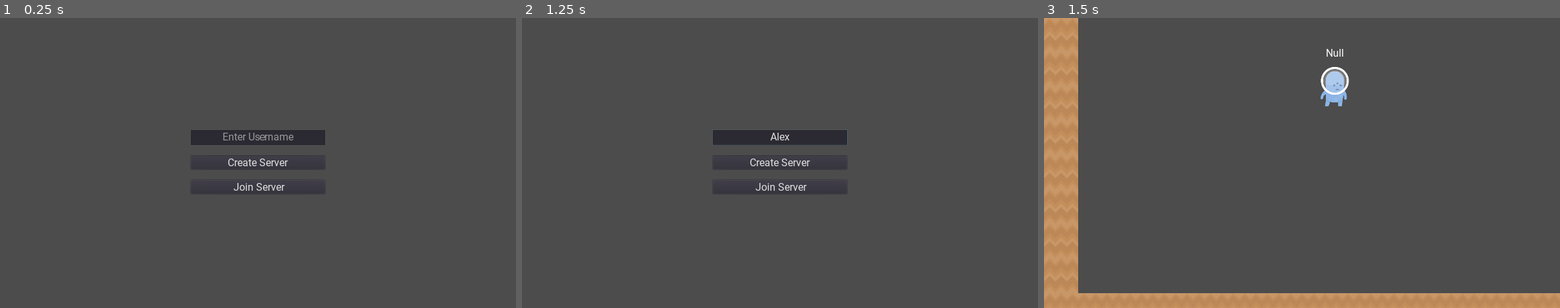
Above: before the commit, frames 1-3 (left to right).
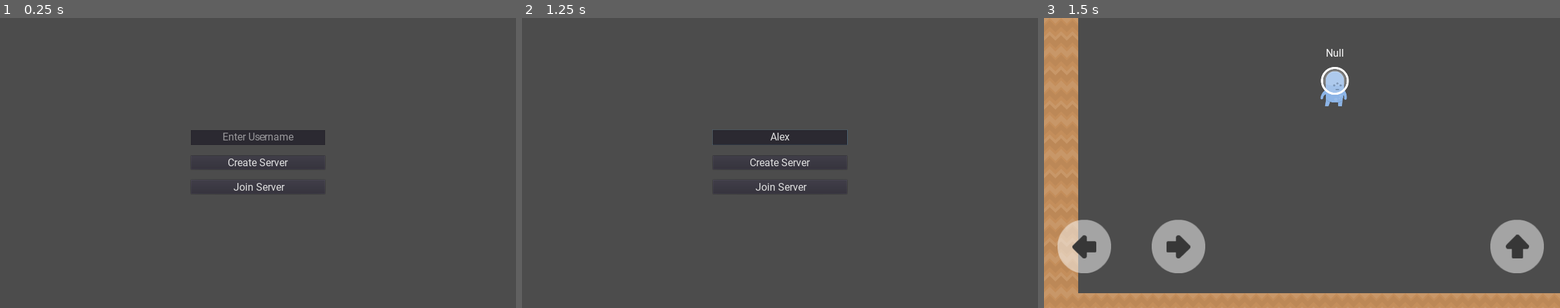
Above: after the commit, the same moments.

Repository: DuCheAnh/P2PPuzzle
Game: Godot game, scene res://NetworkSetup.tscn
Same seed, same stepped clock (60 frames per second), same inputs: the game is played once before the commit and once after it.
Inputs (mouse positions are in pixels of both pictures, inside the frame that each line leads up to):
- Up to frame 1 (0.25 s): no input
- Up to frame 2 (1.25 s): click (780, 136) at 0.52 s; type "Alex" at 0.6 s
- Up to frame 3 (1.5 s): click "Create Server" at 1.25 s

Frames 1-2 are identical in both runs. In frame 3, 4.0% of the frame differs, in the area x 2-97%, y 69-88%.
Error in both runs: Invalid get index '3' (on base: 'Array'). (res://Network/Network.gd:15)

Commit message:
added: mobile controls

Diff:
--- a/MultiplayerPuzzle/Game.gd
+++ b/MultiplayerPuzzle/Game.gd
@@ -3,7 +3,7 @@
 export (float) var limit_bottom = 1000000
 export (float) var limit_left = 0
 export (float) var limit_top = 0
-
+var current_player = null
 func _ready() -> void:
 	get_tree().connect("network_peer_disconnected",self,"_player_disconnected")
 	if get_tree().has_network_peer():
--- a/MultiplayerPuzzle/Game.tscn
+++ b/MultiplayerPuzzle/Game.tscn
@@ -332,9 +332,6 @@
 position = Vector2( 7616, 708 )
 multiplier = 1.2
 
-[node name="UI" type="CanvasLayer" parent="."]
-script = ExtResource( 4 )
-
 [node name="ParallaxBackground" type="ParallaxBackground" parent="."]
 offset = Vector2( 0, -420 )
 transform = Transform2D( 1, 0, 0, 1, 0, -420 )
@@ -394,3 +391,6 @@
 
 [node name="Spike9" parent="SprikeGroup3" instance=ExtResource( 5 )]
 position = Vector2( 7360, 1092 )
+
+[node name="UI" type="CanvasLayer" parent="."]
+script = ExtResource( 4 )
--- a/MultiplayerPuzzle/Player.gd
+++ b/MultiplayerPuzzle/Player.gd
@@ -16,12 +16,15 @@
 puppet var puppet_cast_to = Vector2.ZERO
 puppet var puppet_dead = false
 puppet var puppet_emitting = false
+
 onready var sprite = $AnimatedSprite
 onready var tween = $Tween
 onready var hit_timer = $HitTimer
 onready var camera = $Camera2D
 onready var ray_cast = $RayCast2D
 onready var particles = $DeathParticles
+onready var control_button = $ControlUI/Buttons
+
 var hp = 10 setget set_hp
 var velocity = Vector2.ZERO
 var was_on_floor = false
@@ -29,11 +32,16 @@
 var username_text_instance = null
 var pushing_force = 10
 var dead = false
+
+var _moving_direction = 0 # left<0<right
+var _jump_touch_pressed = false
 # PRIVATES
 func _ready() -> void:
 	get_tree().connect("network_peer_connected",self,"_network_peer_connected")
 	username_text_instance = Global.instance_node_at_location(username_text,Persistents, global_position)
 	username_text_instance.player_following = self
+	if OS.get_name() != "Windows":
+		control_button.visible = true
 
 
 func _process(delta) -> void:
@@ -62,9 +70,9 @@
 
 func _get_input() -> void:
 	velocity.x = 0
-	if Input.is_action_pressed("ui_right"):
+	if Input.is_action_pressed("ui_right") or _moving_direction>0:
 		velocity.x += speed
-	if Input.is_action_pressed("ui_left"):
+	if Input.is_action_pressed("ui_left") or _moving_direction<0:
 		velocity.x -= speed
 	if Input.is_action_just_pressed("ui_accept"):
 		if is_on_floor():
@@ -189,3 +197,33 @@
 
 sync func player_is_dead() -> void:
 	Global.someone_is_dead = true
+
+func _on_MoveRightButton_button_up():
+	_moving_direction = 0
+
+
+func _on_MoveLeftTouchButton_pressed():
+	_moving_direction = -1
+
+
+func _on_MoveLeftTouchButton_released():
+	_moving_direction = 0
+
+
+func _on_MoveRightTouchButton_pressed():
+	_moving_direction = 1
+
+
+func _on_MoveRightTouchButton_released():
+	_moving_direction = 0
+
+
+func _on_JumpTouchButton_pressed():
+	if not _jump_touch_pressed:
+		_jump_touch_pressed = true
+		if is_on_floor():
+			jump(1)
+
+
+func _on_JumpTouchButton_released():
+	_jump_touch_pressed = false
--- a/MultiplayerPuzzle/Player.tscn
+++ b/MultiplayerPuzzle/Player.tscn
@@ -1,10 +1,13 @@
-[gd_scene load_steps=9 format=2]
+[gd_scene load_steps=12 format=2]
 
 [ext_resource path="res://Asset/alienBlue_walk1.png" type="Texture" id=1]
 [ext_resource path="res://Asset/alienBlue_stand.png" type="Texture" id=2]
 [ext_resource path="res://Asset/alienBlue_walk2.png" type="Texture" id=3]
 [ext_resource path="res://Asset/alienBlue_jump.png" type="Texture" id=4]
 [ext_resource path="res://Player.gd" type="Script" id=5]
+[ext_resource path="res://Asset/transparentLight23.png" type="Texture" id=7]
+[ext_resource path="res://Asset/transparentLight22.png" type="Texture" id=8]
+[ext_resource path="res://Asset/transparentLight24.png" type="Texture" id=9]
 
 [sub_resource type="SpriteFrames" id=1]
 animations = [ {
@@ -82,5 +85,39 @@
 scale_amount_random = 0.3
 color_ramp = SubResource( 3 )
 
+[node name="ControlUI" type="CanvasLayer" parent="."]
+
+[node name="Buttons" type="Control" parent="ControlUI"]
+visible = false
+margin_right = 40.0
+margin_bottom = 40.0
+__meta__ = {
+"_edit_use_anchors_": false
+}
+
+[node name="MoveLeftTouchButton" type="TouchScreenButton" parent="ControlUI/Buttons"]
+position = Vector2( 50, 750 )
+scale = Vector2( 2.5, 2.5 )
+normal = ExtResource( 8 )
+pressed = ExtResource( 8 )
+
+[node name="MoveRightTouchButton" type="TouchScreenButton" parent="ControlUI/Buttons"]
+position = Vector2( 400, 750 )
+scale = Vector2( 2.5, 2.5 )
+normal = ExtResource( 7 )
+pressed = ExtResource( 7 )
+
+[node name="JumpTouchButton" type="TouchScreenButton" parent="ControlUI/Buttons"]
+position = Vector2( 1660, 750 )
+scale = Vector2( 2.5, 2.5 )
+normal = ExtResource( 9 )
+pressed = ExtResource( 9 )
+
 [connection signal="timeout" from="Network_tick_rate" to="." method="_on_Network_tick_rate_timeout"]
 [connection signal="area_entered" from="HitBox" to="." method="_on_HitBox_area_entered"]
+[connection signal="pressed" from="ControlUI/Buttons/MoveLeftTouchButton" to="." method="_on_MoveLeftTouchButton_pressed"]
+[connection signal="released" from="ControlUI/Buttons/MoveLeftTouchButton" to="." method="_on_MoveLeftTouchButton_released"]
+[connection signal="pressed" from="ControlUI/Buttons/MoveRightTouchButton" to="." method="_on_MoveRightTouchButton_pressed"]
+[connection signal="released" from="ControlUI/Buttons/MoveRightTouchButton" to="." method="_on_MoveRightTouchButton_released"]
+[connection signal="pressed" from="ControlUI/Buttons/JumpTouchButton" to="." method="_on_JumpTouchButton_pressed"]
+[connection signal="released" from="ControlUI/Buttons/JumpTouchButton" to="." method="_on_JumpTouchButton_released"]
--- a/MultiplayerPuzzle/RigidCrate.gd
+++ /dev/null
@@ -1 +0,0 @@
-extends RigidBody2D
--- a/MultiplayerPuzzle/RigidCrate.tscn
+++ /dev/null
@@ -1,17 +0,0 @@
-[gd_scene load_steps=4 format=2]
-
-[ext_resource path="res://Asset/boxCrate_double.png" type="Texture" id=1]
-[ext_resource path="res://RigidCrate.gd" type="Script" id=2]
-
-[sub_resource type="RectangleShape2D" id=1]
-extents = Vector2( 64, 64 )
-
-[node name="RigidCrate" type="RigidBody2D" groups=["Pushable"]]
-gravity_scale = 2.0
-script = ExtResource( 2 )
-
-[node name="Sprite" type="Sprite" parent="."]
-texture = ExtResource( 1 )
-
-[node name="CollisionShape2D" type="CollisionShape2D" parent="."]
-shape = SubResource( 1 )
--- a/MultiplayerPuzzle/project.godot
+++ b/MultiplayerPuzzle/project.godot
@@ -37,6 +37,15 @@
 
 fps=false
 
+[input]
+
+ui_left={
+"deadzone": 0.5,
+"events": [ Object(InputEventKey,"resource_local_to_scene":false,"resource_name":"","device":0,"alt":false,"shift":false,"control":false,"meta":false,"command":false,"pressed":false,"scancode":16777231,"physical_scancode":0,"unicode":0,"echo":false,"script":null)
+, Object(InputEventJoypadButton,"resource_local_to_scene":false,"resource_name":"","device":0,"button_index":14,"pressure":0.0,"pressed":false,"script":null)
+ ]
+}
+
 [physics]
 
 common/enable_pause_aware_picking=true
Binary file added: MultiplayerPuzzle/Asset/transparentLight22.png
Not shown, added: MultiplayerPuzzle/Asset/transparentLight22.png.import
Binary file added: MultiplayerPuzzle/Asset/transparentLight23.png
Not shown, added: MultiplayerPuzzle/Asset/transparentLight23.png.import
Binary file added: MultiplayerPuzzle/Asset/transparentLight24.png
Not shown, added: MultiplayerPuzzle/Asset/transparentLight24.png.import
